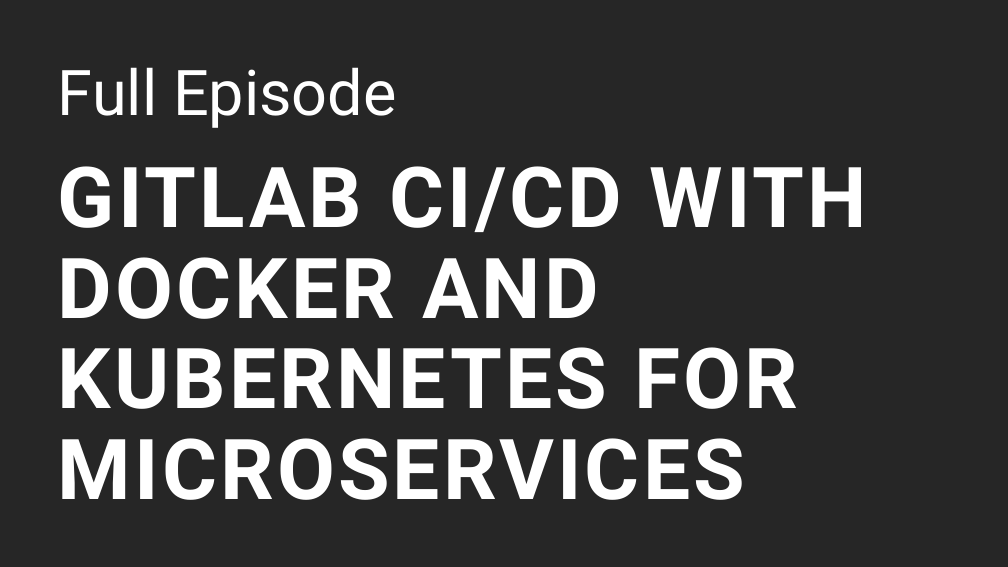
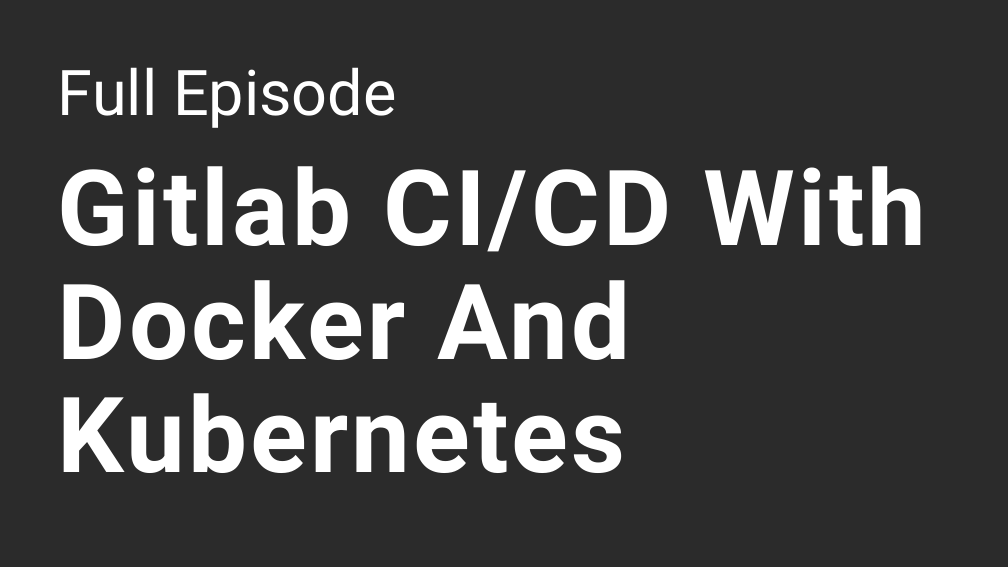
Before and after one commit to naruepanart/youtube-thumbnail, a slide deck: slide 3 of Youtube-Thumbnail.pptx. Drawn at 1008x567 pixels with LibreOffice and Linux fonts; fonts in the diff are those of the drawing; background and template pictures are left out; a plain dark background stands for a picture behind light text. Boxes give left, top, right and bottom in pixels: in the first picture for what was removed or moved away, otherwise in the second. Text is boxed around its words. In the diff, an @@ line names an element or a change of style, - is before the commit and + after.

```diff
--- a/Youtube-Thumbnail.pptx
+++ b/Youtube-Thumbnail.pptx
@@ background #262626 to picture (left out) @@
@@ title at (58, 166, 927, 473): text changed; size 80 to 100 pt @@
-GITLAB CI/CD WITH DOCKER AND KUBERNETES FOR MICROSERVICES
+Gitlab CI/CD With Docker And Kubernetes
```
Also in this commit, not shown: 2 other slides changed.
